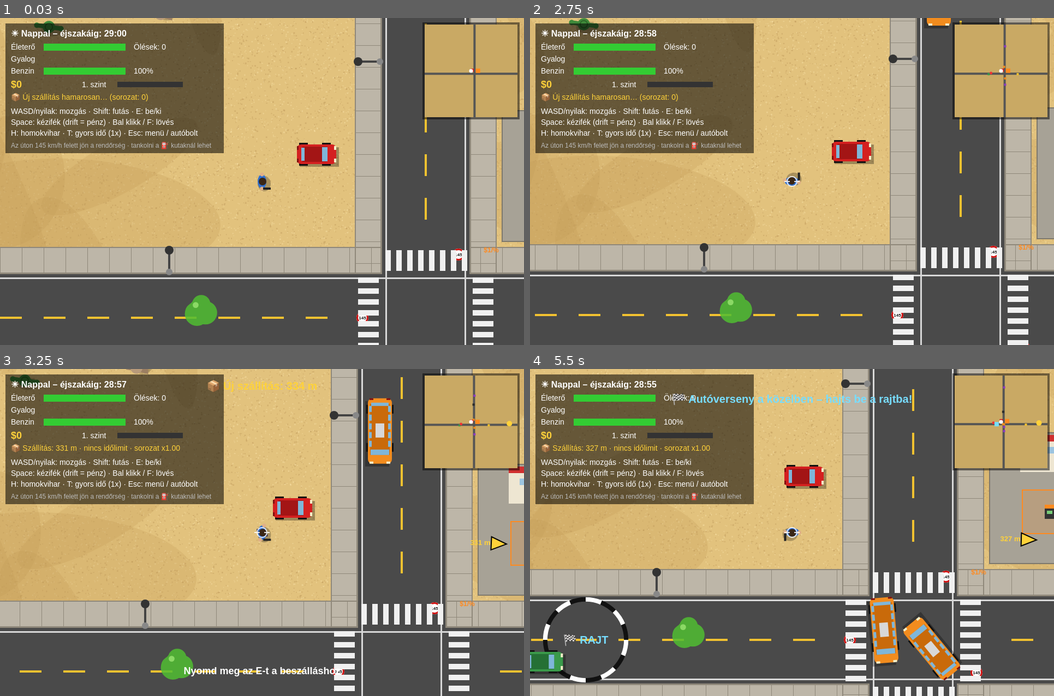
Above: before the commit, frames 1-4 (two rows, left to right).
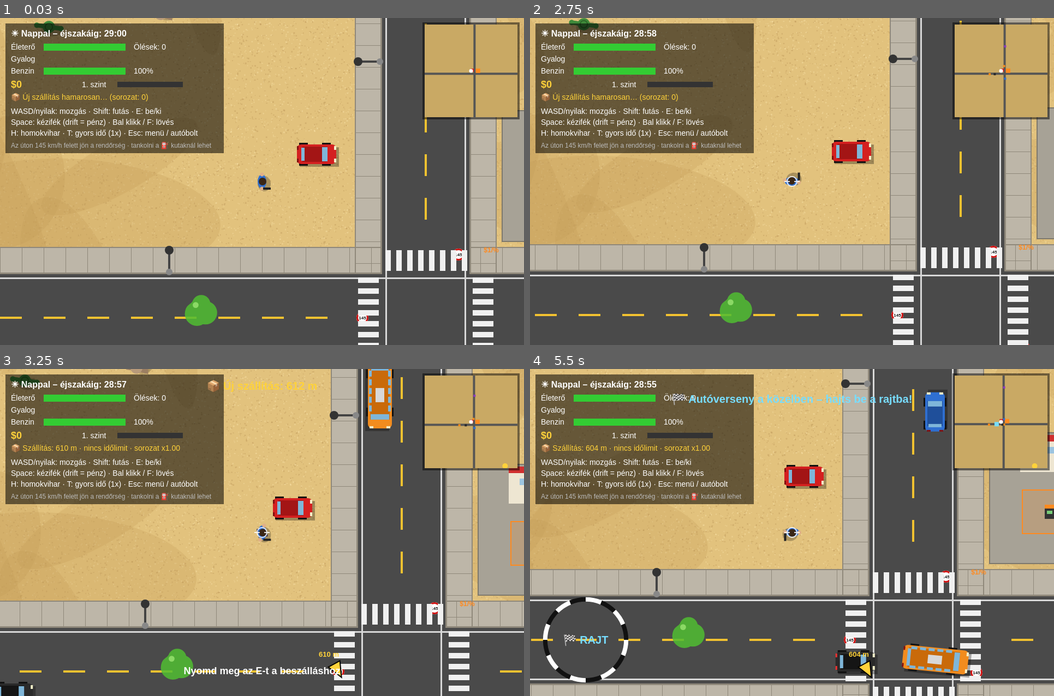
Above: after the commit, the same moments.

Repository: voparin/gta-game
Game: browser game, page index.html
The game is run twice, just before and just after one commit, with the same random seed, the same clock (stepped at 60 frames per second) and the same inputs.
Inputs (mouse positions are in pixels of both pictures, inside the frame that each line leads up to):
- Up to frame 1 (0.03 s): no input
- Up to frame 2 (2.75 s): click (792, 181) at 0.27 s; hold Right 1.03-1.53 s; tap Space every 0.5 s from 1.1 to 2.6 s; hold Down 1.58-1.85 s; hold Left 1.9-2.47 s; tap N at 2.52 s; hold Up from 2.52 s (still down)
- Up to frame 3 (3.25 s): release Up at 2.82 s; hold Right from 2.87 s (still down); tap Space at 3.1 s
- Up to frame 4 (5.5 s): tap W at 3.52 s; release Right at 3.53 s; hold Up 3.58-3.82 s; tap Space every 0.5 s from 3.6 to 5.1 s; hold Left 3.87-4.3 s; hold Down 4.35-4.68 s; tap F at 4.52 s; hold Right 4.73-5.23 s; hold Down from 5.28 s (still down)

Frame 1 is identical in both runs. In frame 2, 0.1% of the frame differs, in the area x 75-94%, y 0-21%; in frame 3, 1.8%; in frame 4, 3.8%, in the area x 0-98%, y 7-96%.

Commit message:
v0.13.0: Nitró Villám (140 km/h, nitróval 200 km/h), nincsenek banditák

Diff:
--- a/game.js
+++ b/game.js
@@ -1,6 +1,6 @@
 'use strict';
 
-const VERSION = '0.12.1';         // minden kiadásnál léptetni kell (lásd CHANGELOG.md)
+const VERSION = '0.13.0';         // minden kiadásnál léptetni kell (lásd CHANGELOG.md)
 
 // ===== Beállítások =====
 // A pálya végtelen (ADR-0019): nincs széle, a chunkok bármely koordinátán generálódnak.
@@ -482,7 +482,11 @@
   { name: 'Kék rakétaautó', color: ['#2f6fd0', '#1f4f9a'], len: 70, wid: 32, accel: 560, maxRoad: 760, maxSand: 330, sandDrag: 1.2, fuelUse: 2, price: 8000, desc: 'nagyon gyors, sokat eszik' },
   { name: 'Zöld pickup', color: ['#3a9a4a', '#257035'], len: 84, wid: 40, accel: 330, maxRoad: 520, maxSand: 420, sandDrag: 0.5, fuelUse: 1.1, price: 1500, desc: 'strapabíró' },
   { name: 'Zöld busz', type: 'bus', color: ['#1e9e48', '#137a35'], len: 130, wid: 46, accel: 260, maxRoad: 460, maxSand: 300, sandDrag: 0.8, fuelUse: 1.6, price: 0, desc: 'csak a tiéd – nagy és erős' },
+  { name: 'Nitró Villám', type: 'nitro', color: ['#6a1fb0', '#3d0f6b'], len: 74, wid: 36, accel: 400, maxRoad: 560, maxSand: 340, sandDrag: 0.9, fuelUse: 1.2, price: 2500,
+    nitro: { max: 800, accel: 650, burn: 25, regen: 8 }, desc: '140 km/h, nitróval (Shift / N) 200 km/h' },
 ];
+// FONTOS: a mentés sorszám szerint tárolja az autókat (progress.owned, activeCar), ezért új autót CSAK a lista
+// VÉGÉRE szabad felvenni, a meglévők sorrendje nem változhat. Ugyanez igaz a SKINS listára.
 // A játékosnak ezek alapból megvannak. A busz csak a játékosé: az AI sosem kap CAR_MODELS-beli járművet.
 const BUS = CAR_MODELS.findIndex(m => m.type === 'bus');
 const FREE_CARS = [0, BUS];
@@ -537,9 +541,12 @@
     onSlime: false, braking: false, lastWheels: null, health: 6, wrecked: false, ai: null, ...DEFAULT_MODEL };
 }
 
+let nitroTank = 100;   // a nitró szintje autóváltáson át is megmarad (nem lehet váltással újratölteni)
 function applyCarModel(c, m) {
+  if (c === car && c.nitroCfg) nitroTank = c.nitro;
   Object.assign(c, { color: m.color, len: m.len, wid: m.wid, r: Math.max(m.len, m.wid * 2) * 0.39,
-    accel: m.accel, maxRoad: m.maxRoad, maxSand: m.maxSand, sandDrag: m.sandDrag, fuelUse: m.fuelUse || 1, type: m.type || 'car' });
+    accel: m.accel, maxRoad: m.maxRoad, maxSand: m.maxSand, sandDrag: m.sandDrag, fuelUse: m.fuelUse || 1, type: m.type || 'car',
+    nitroCfg: m.nitro || null, nitro: m.nitro ? nitroTank : 0, nitroOn: false });
 }
 
 const player = { x: START_X, y: START_Y, angle: 0, r: 12, inCar: false, walk: 0,
@@ -548,7 +555,7 @@
 applyCarModel(car, CAR_MODELS[menu.carModel]);
 car.fuel = 100;          // benzin %
 const aiCars = [];      // AI által vezetett autók
-const npcs = [];        // gyalogosok ('ped') és banditák ('bandit')
+const npcs = [];        // gyalogosok ('ped') és csövesek ('homeless')
 const bullets = [];     // {x, y, vx, vy, life, from}
 const flashes = [];     // torkolattűz
 const skidMarks = [];   // féknyomok: {x1, y1, x2, y2, born}
@@ -811,10 +818,8 @@
 // ===== Spawnolás =====
 function spawnNpc(kind, x, y) {
   const p = { kind, x, y, r: 11, angle: rand() * Math.PI * 2, speed: 0, walk: 0,
-    health: kind === 'bandit' ? 3 : 1, dead: 0, wanderT: 0, moving: false, flee: 0, fx: 0, fy: 0,
-    cooldown: 1 + rand(),
-    shirt: kind === 'bandit' ? '#1c1c1c' : PED_SHIRTS[(rand() * PED_SHIRTS.length) | 0],
-    head: kind === 'bandit' ? '#b01010' : PED_HAIR[(rand() * PED_HAIR.length) | 0] };
+    health: 1, dead: 0, wanderT: 0, moving: false, flee: 0, fx: 0, fy: 0,
+    shirt: PED_SHIRTS[(rand() * PED_SHIRTS.length) | 0], head: PED_HAIR[(rand() * PED_HAIR.length) | 0] };
   if (kind === 'ped') assignSidewalk(p);
   if (kind === 'homeless') Object.assign(p, { shirt: '#6b5a44', head: '#8a8a80', health: 1 });
   npcs.push(p);
@@ -874,10 +879,6 @@
   }
   if (!spawnEnabled || player.dead) return;
 
-  const ring = (a, b) => {
-    const ang = rand() * Math.PI * 2, d = a + rand() * (b - a);
-    return { x: player.x + Math.cos(ang) * d, y: player.y + Math.sin(ang) * d };
-  };
   const alive = kind => npcs.filter(p => p.kind === kind && !p.dead).length;
 
   if (alive('ped') < 14) {           // gyalogosok a közeli járdákon
@@ -898,10 +899,6 @@
       const h = spawnNpc('homeless', pos.x, pos.y);
       h.angle = axis === 'h' ? (side > 0 ? -Math.PI / 2 : Math.PI / 2) : (side > 0 ? Math.PI : 0);   // az út felé néz
     }
-  }
-  if (alive('bandit') < 2 && rand() < dt * 0.2) {
-    const pos = ring(1000, 1400);
-    if (!obstacleAt(pos.x, pos.y, 15)) spawnNpc('bandit', pos.x, pos.y);
   }
   if (aiCars.filter(c => c.citybus).length < 2 && rand() < dt) {          // városi buszok
     const axis = rand() < 0.5 ? 'h' : 'v', dir = rand() < 0.5 ? 1 : -1;
@@ -958,6 +955,7 @@
     down: drive && !!(keys.KeyS || keys.ArrowDown),
     steer: drive ? ((keys.KeyD || keys.ArrowRight) ? 1 : 0) - ((keys.KeyA || keys.ArrowLeft) ? 1 : 0) : 0,
     handbrake: drive && !!keys.Space,
+    nitro: drive && !!(keys.ShiftLeft || keys.ShiftRight || keys.KeyN),
   };
 }
 
@@ -1034,12 +1032,20 @@
   let lat = -c.vx * fy + c.vy * fx;
 
   const empty = c.fuel !== undefined && c.fuel <= 0;   // üres tankkal csak vánszorog
-  if (up) fwd += (empty ? 120 : c.accel) * dt;
+  // nitró: amíg van a tartályban, erősebb gyorsulás és magasabb végsebesség; használat nélkül visszatöltődik
+  const nc = c.nitroCfg;
+  c.nitroOn = !!(nc && input.nitro && up && c.nitro > 0 && !empty);
+  if (nc) c.nitro = c.nitroOn ? Math.max(0, c.nitro - nc.burn * dt) : input.nitro ? c.nitro : Math.min(100, c.nitro + nc.regen * dt);
+  const fwdBefore = fwd;
+  if (up) fwd += (empty ? 120 : c.accel + (c.nitroOn ? nc.accel : 0)) * dt;
   if (down) fwd -= (fwd > 20 ? 700 : 300) * dt;
   if (handbrake) fwd *= Math.exp(-1.5 * dt);
   fwd *= Math.exp(-(sandy ? c.sandDrag : 0.4) * dt);    // homokban lassabb
   if (!up && !down && Math.abs(fwd) < 5) fwd = 0;
-  fwd = clamp(fwd, -180, empty ? 60 : sandy ? c.maxSand : c.maxRoad);
+  const cap = empty ? 60 : c.nitroOn ? (sandy ? c.maxSand + 120 : nc.max) : sandy ? c.maxSand : c.maxRoad;
+  // a végsebességnél megáll a gyorsulás; ha fölötte volt (pl. nitró után, homokba érve), fokozatosan lassul vissza
+  if (fwd > cap) fwd = fwdBefore > cap ? Math.max(cap, Math.min(fwd, fwdBefore) - 400 * dt) : cap;
+  fwd = Math.max(-180, fwd);
   const grip = slimy ? 0.4 : handbrake ? 1.2 : 12;     // kézifékkel / nyálkán alig tapad → csúszik
   lat *= Math.exp(-grip * dt);
 
@@ -1118,7 +1124,6 @@
   if (p.dead) return;
   p.dead = clock;
   if (byPlayer) player.kills++;
-  if (byPlayer && p.kind === 'bandit') earn(50, 'bandita');
   alertPeds(p.x, p.y);
 }
 
@@ -1142,7 +1147,6 @@
   for (let i = aiCars.length - 1; i >= 0; i--) if (aiCars[i].police) aiCars.splice(i, 1);
   Object.assign(car, { x: START_X + 100, y: START_Y - 50, angle: 0, vx: 0, vy: 0, spin: 0, lastWheels: null, fuel: Math.max(car.fuel, 40) });
   if (car.rental) car.ownFuel = Math.max(car.ownFuel || 0, 40);   // bérlés közben a saját autó is megkapja a minimumot
-  for (let i = npcs.length - 1; i >= 0; i--) if (npcs[i].kind === 'bandit') npcs.splice(i, 1);
   message = { text: 'Újraéledtél', until: clock + 2 };
 }
 
@@ -1408,9 +1412,6 @@
             break;
           }
         }
-      } else if (!player.dead && !player.inHouse) {
-        const t = player.inCar ? car : player;
-        if (Math.hypot(t.x - b.x, t.y - b.y) < t.r + 3) { damagePlayer(player.inCar ? 5 : 10); hit = true; }
       }
     }
     b.life -= dt;
@@ -1419,37 +1420,21 @@
   for (let i = flashes.length - 1; i >= 0; i--) if (flashes[i].until < clock) flashes.splice(i, 1);
 }
 
-// ===== AI gyalogosok és banditák =====
+// ===== AI gyalogosok =====
 function updateNpcs(dt) {
   for (const p of npcs) {
     if (p.dead) continue;
     let speed = 0;
     if (p.kind === 'homeless') continue;     // ül a helyén: a szél sem sodorja (nem tudna visszaülni)
-    if (p.kind === 'ped') {
-      if (p.flee > 0) {
-        p.flee -= dt;
-        p.angle = Math.atan2(p.y - p.fy, p.x - p.fx);
-        speed = 200;
-        if (p.flee <= 0) assignSidewalk(p);   // megnyugodva visszamegy a járdára
-      } else {
-        p.wanderT -= dt;
-        if (p.wanderT <= 0) { p.moving = rand() < 0.85; p.wanderT = p.moving ? 4 + rand() * 8 : 1 + rand() * 2; }
-        if (p.moving) { walkSidewalk(p); speed = 60; }
-      }
+    if (p.flee > 0) {
+      p.flee -= dt;
+      p.angle = Math.atan2(p.y - p.fy, p.x - p.fx);
+      speed = 200;
+      if (p.flee <= 0) assignSidewalk(p);     // megnyugodva visszamegy a járdára
     } else {
-      const d = dist(p, player);
-      if (!player.dead && !player.inHouse && d < 900) {
-        p.angle = Math.atan2(player.y - p.y, player.x - p.x);
-        speed = d > 280 ? 110 : 0;
-        p.cooldown -= dt;
-        if (p.cooldown <= 0 && d < 650) {
-          shoot(p.x, p.y, p.angle + (rand() - 0.5) * 0.25, 'enemy', p.r + 8);
-          p.cooldown = 0.9 + rand() * 0.6;
-        }
-      } else if (!player.dead) {
-        p.angle = Math.atan2(player.y - p.y, player.x - p.x);
-        speed = 90;
-      }
+      p.wanderT -= dt;
+      if (p.wanderT <= 0) { p.moving = rand() < 0.85; p.wanderT = p.moving ? 4 + rand() * 8 : 1 + rand() * 2; }
+      if (p.moving) { walkSidewalk(p); speed = 60; }
     }
     p.x += Math.cos(p.angle) * speed * dt + windX() * 30 * dt;
     p.y += Math.sin(p.angle) * speed * dt + windY() * 30 * dt;
@@ -2127,6 +2112,16 @@
   ctx.fillRect(L / 2 - 4, -W / 2 + 3, 4, 7); ctx.fillRect(L / 2 - 4, W / 2 - 10, 4, 7);
   ctx.fillStyle = c.braking && !c.wrecked ? '#ff3030' : '#801010';
   ctx.fillRect(-L / 2, -W / 2 + 3, 3, 7); ctx.fillRect(-L / 2, W / 2 - 10, 3, 7);
+  if (c.nitroOn) {                                  // nitróláng a kipufogóból
+    const fl = 14 + Math.random() * 10;
+    ctx.fillStyle = 'rgba(80,170,255,0.85)';
+    for (const sy of [-W / 4, W / 4]) { ctx.beginPath(); ctx.moveTo(-L / 2, sy - 4); ctx.lineTo(-L / 2 - fl, sy); ctx.lineTo(-L / 2, sy + 4); ctx.closePath(); ctx.fill(); }
+    ctx.fillStyle = 'rgba(230,245,255,0.95)';
+    for (const sy of [-W / 4, W / 4]) { ctx.beginPath(); ctx.moveTo(-L / 2, sy - 2); ctx.lineTo(-L / 2 - fl * 0.5, sy); ctx.lineTo(-L / 2, sy + 2); ctx.closePath(); ctx.fill(); }
+  }
+  if (c.type === 'nitro') {                         // NOS csíkok a motorháztetőn
+    ctx.fillStyle = '#4ab0ff'; ctx.fillRect(L / 2 - 30, -W / 2 + 6, 24, 3); ctx.fillRect(L / 2 - 30, W / 2 - 9, 24, 3);
+  }
   if (c.type === 'rental') {                        // bérautó: zöld csík és felirat
     ctx.fillStyle = '#2e9e48'; ctx.fillRect(-L / 2 + 2, -2, L - 4, 4);
     ctx.fillStyle = '#1d6e33'; ctx.font = 'bold 8px sans-serif'; ctx.textAlign = 'center';
@@ -2293,6 +2288,11 @@
   const speeding = player.inCar && onRoad(car.x, car.y, SIDEWALK_W) && speed > SPEED_LIMIT;
   ctx.fillStyle = speeding ? '#f55' : '#fff';
   ctx.fillText(player.inCar ? `Sebesség: ${speed} km/h (korlát: ${SPEED_LIMIT})` : 'Gyalog', 20, 80);
+  if (player.inCar && car.nitroCfg) {                // nitrótartály
+    ctx.fillStyle = '#333'; ctx.fillRect(300, 70, 90, 10);
+    ctx.fillStyle = car.nitroOn ? '#9fe0ff' : '#4ab0ff'; ctx.fillRect(300, 70, 90 * car.nitro / 100, 10);
+    ctx.fillStyle = '#9fe0ff'; ctx.font = 'bold 10px sans-serif'; ctx.fillText('NITRÓ (Shift)', 300, 92); ctx.font = '14px sans-serif';
+  }
   ctx.fillStyle = '#fff';
   if (wanted.level) {
     ctx.fillStyle = Math.floor(clock * 4) % 2 ? '#4af' : '#f44';
@@ -2412,7 +2412,6 @@
     ctx.fillRect(px(c.x) - sz / 2, py(c.y) - sz / 2, sz, sz);
   }
   ctx.fillStyle = '#e33';
-  for (const p of npcs) if (p.kind === 'bandit' && !p.dead) { ctx.beginPath(); ctx.arc(px(p.x), py(p.y), 2.5, 0, Math.PI * 2); ctx.fill(); }
   ctx.fillStyle = '#ff8a1f';
   for (const st of stationsIn(player.x - RAD, player.y - RAD, player.x + RAD, player.y + RAD)) {
     ctx.fillRect(px((st.rect.x0 + st.rect.x1) / 2) - 4, py((st.rect.y0 + st.rect.y1) / 2) - 4, 8, 8);
@@ -2585,7 +2584,7 @@
   for (const p of npcs) {
     if (p.dead || !inView(p)) continue;
     if (p.kind === 'homeless') drawHomeless(p);
-    else drawPerson(p.x, p.y, p.angle, p.walk, p.shirt, p.head, p.kind === 'bandit');
+    else drawPerson(p.x, p.y, p.angle, p.walk, p.shirt, p.head, false);
   }
   const sk = SKINS[activeSkin];
   if (player.dead) drawCorpse(player.x, player.y, player.angle, sk.shirt, sk.head);
--- a/tests/smoke.test.js
+++ b/tests/smoke.test.js
@@ -184,13 +184,15 @@
 step(20);
 check('a gyors autó elüti a gyalogost', victim.dead > 0);
 
-// --- banditák ---
+// --- nincsenek banditák: senki nem lő a játékosra ---
 G.npcs.length = 0;
 Object.assign(G.player, { x: 8000, y: 9000, inCar: false, health: 100, lastHit: -99 });
-G.spawnNpc('bandit', 8200, 9000);   // közelről, hogy a szórás ellenére is találjon
+G.spawn = true;
 step(600);
-check('a bandita rálő a játékosra', G.player.health < 100);
-G.npcs.length = 0;
+G.spawn = false;
+check('nincsenek banditák, senki nem lő a játékosra', !G.npcs.some(p => p.kind !== 'ped' && p.kind !== 'homeless')
+  && G.player.health === 100 && G.bullets.length === 0);
+G.npcs.length = 0; G.aiCars.length = 0;
 
 // --- halál és újraéledés ---
 G.player.health = 5;
@@ -399,12 +401,6 @@
 // --- jutalmak, szintek ---
 G.npcs.length = 0;
 Object.assign(G.player, { x: 10000, y: G.C, angle: 0, inCar: false, health: 100 });
-const bandit = G.spawnNpc('bandit', 10150, G.C);
-const money2 = G.progress.money;
-key('KeyF', true); step(40); key('KeyF', false);
-step(10);
-check('bandita lelövéséért fejpénz jár', bandit.dead > 0 && G.progress.money >= money2 + 50);
-G.npcs.length = 0;
 const lvl0 = G.levelOf(G.progress.xp), m3 = G.progress.money;
 G.earn(5000, 'teszt');
 check('elég XP-vel szintet lépsz, és szintbónuszt kapsz', G.levelOf(G.progress.xp) > lvl0 && G.progress.money > m3 + 5000);
@@ -926,6 +922,54 @@
   G.aiCars.length = 0;
 }
 
+// --- Nitró Villám: 140 km/h, nitróval 200 km/h ---
+{
+  G.npcs.length = 0; G.aiCars.length = 0; G.clearWanted(); G.police = false;
+  const ni = G.CAR_MODELS.findIndex(m => m.name === 'Nitró Villám');
+  check('van Nitró Villám a boltban', ni >= 0 && G.CAR_MODELS[ni].price > 0 && !!G.CAR_MODELS[ni].nitro);
+  G.progress.owned.push(ni); G.selectCar(ni);
+  const kmh = () => Math.hypot(G.car.vx, G.car.vy) / G.KMH;
+  const drive = (frames, nitro) => { key('KeyW', true); if (nitro) key('ShiftLeft', true); let mx = 0; for (let i = 0; i < frames; i++) { step(1); mx = Math.max(mx, kmh()); } key('KeyW', false); key('ShiftLeft', false); return mx; };
+  Object.assign(G.player, { x: 1000, y: G.C, inCar: true, riding: null, inHouse: null, dead: 0, arrested: 0 });
+  Object.assign(G.car, { x: 1000, y: G.C, angle: 0, vx: 0, vy: 0, fuel: 100, nitro: 100 });
+  const normal = drive(300, false);
+  check('nitró nélkül legfeljebb 140 km/h', normal > 135 && normal <= 140.5);
+  check('140 km/h-val nem üldöz a rendőrség (a korlát 145)', G.wanted.level === 0);
+  Object.assign(G.car, { x: 1000, y: G.C, angle: 0, vx: 0, vy: 0, fuel: 100, nitro: 100 });
+  const boosted = drive(240, true);
+  check('nitróval 200 km/h-ig gyorsul', boosted > 190 && boosted <= 200.5);
+  check('a nitró fogy, és elfogy', G.car.nitro === 0);
+  key('KeyW', true); step(120); key('KeyW', false);
+  check('elfogyó nitró után fokozatosan visszalassul 140-re', kmh() <= 140.5 && kmh() > 120);
+  const n0 = G.car.nitro; step(120);
+  check('a nitró használat nélkül visszatöltődik', G.car.nitro > n0 + 10);
+  check('nitrózva az úton üldözni kezd a rendőrség', G.wanted.level === 1);
+  G.clearWanted();
+  G.selectCar(0);
+  Object.assign(G.car, { x: 1000, y: G.C, angle: 0, vx: 0, vy: 0, fuel: 100 });
+  const sport = drive(400, true);
+  check('más autóban a Shift nem ad nitrót', sport <= 155.5 && !G.car.nitroCfg);
+  G.clearWanted(); G.aiCars.length = 0;
+}
+
+// --- kódátnézés (v0.13.0): a mentés sorszám szerint tárol ---
+{
+  const carOrder = ['Piros sportkocsi', 'Fekete terepjáró', 'Sárga taxi', 'Kék rakétaautó', 'Zöld pickup', 'Zöld busz', 'Nitró Villám'];
+  const skinOrder = ['Klasszikus', 'Cowboy', 'Sivatagi katona', 'Rózsaszín párduc', 'Ninja', 'Turista', 'Pókhős'];
+  check('a meglévő autók sorrendje nem változott (új autó csak a végére kerülhet)', carOrder.every((n, i) => G.CAR_MODELS[i] && G.CAR_MODELS[i].name === n));
+  check('a meglévő szkinek sorrendje nem változott (új szkin csak a végére kerülhet)', skinOrder.every((n, i) => G.SKINS[i] && G.SKINS[i].name === n));
+  const old = G.sanitizeProgress({ money: 0, owned: [0, 5], activeCar: 5 });   // egy v0.12-es mentés, a busszal
+  const ni = G.CAR_MODELS.findIndex(m => m.name === 'Nitró Villám');
+  check('régi mentésben nem jár ingyen a Nitró Villám, és a busz marad a busz', !old.owned.includes(ni) && G.CAR_MODELS[old.activeCar].name === 'Zöld busz');
+  // autóváltással nem lehet újratölteni a nitrót
+  const owned0 = G.progress.owned.slice();
+  if (!G.progress.owned.includes(ni)) G.progress.owned.push(ni);
+  G.selectCar(ni); G.car.nitro = 0;
+  G.selectCar(0); G.selectCar(ni);
+  check('autóváltással nem lehet újratölteni a nitrót', G.car.nitro === 0);
+  G.selectCar(0); G.progress.owned = owned0;
+}
+
 // --- Pókhős szkin ($900) ---
 {
   const spi = G.SKINS.findIndex(k => k.name === 'Pókhős');
Not shown, changed: CHANGELOG.md
Not shown, changed: CLAUDE.md
